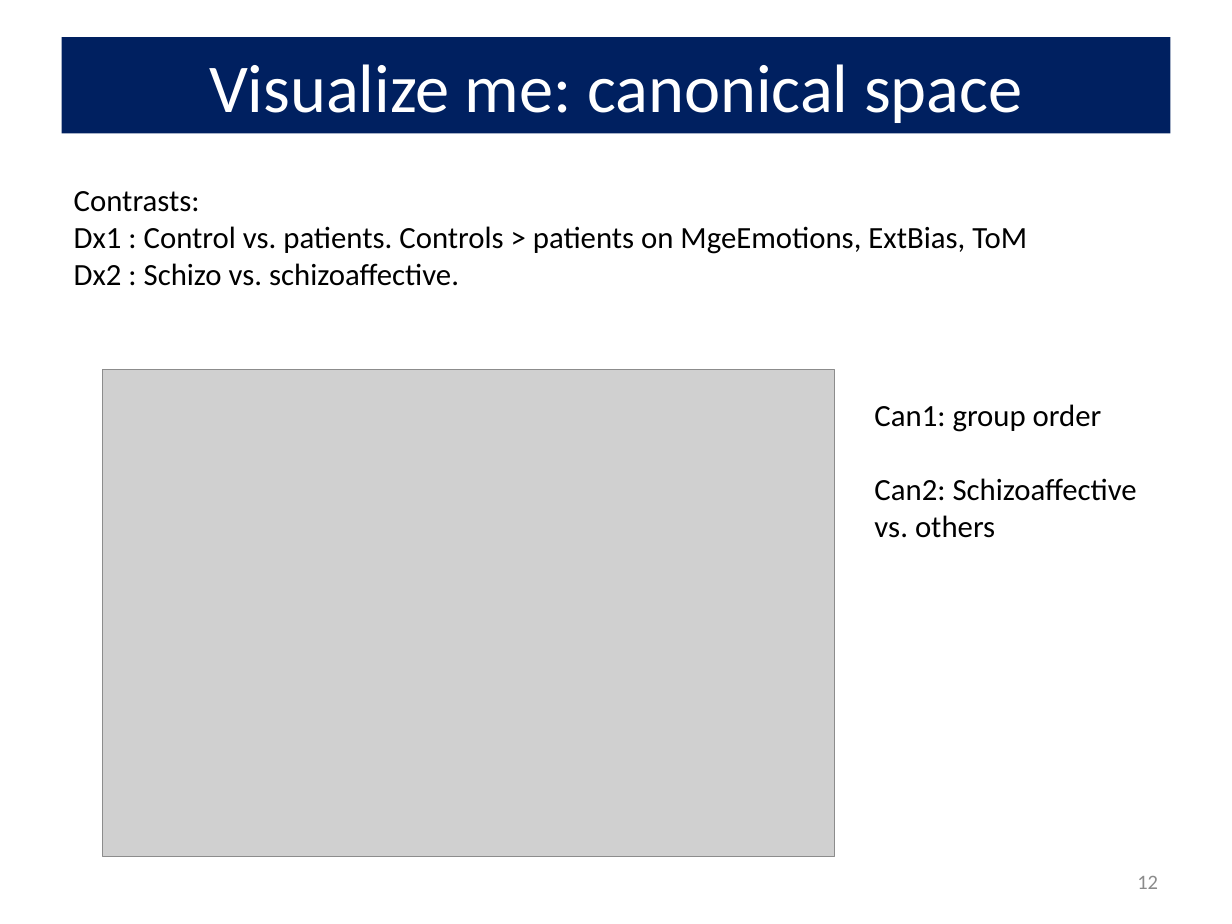
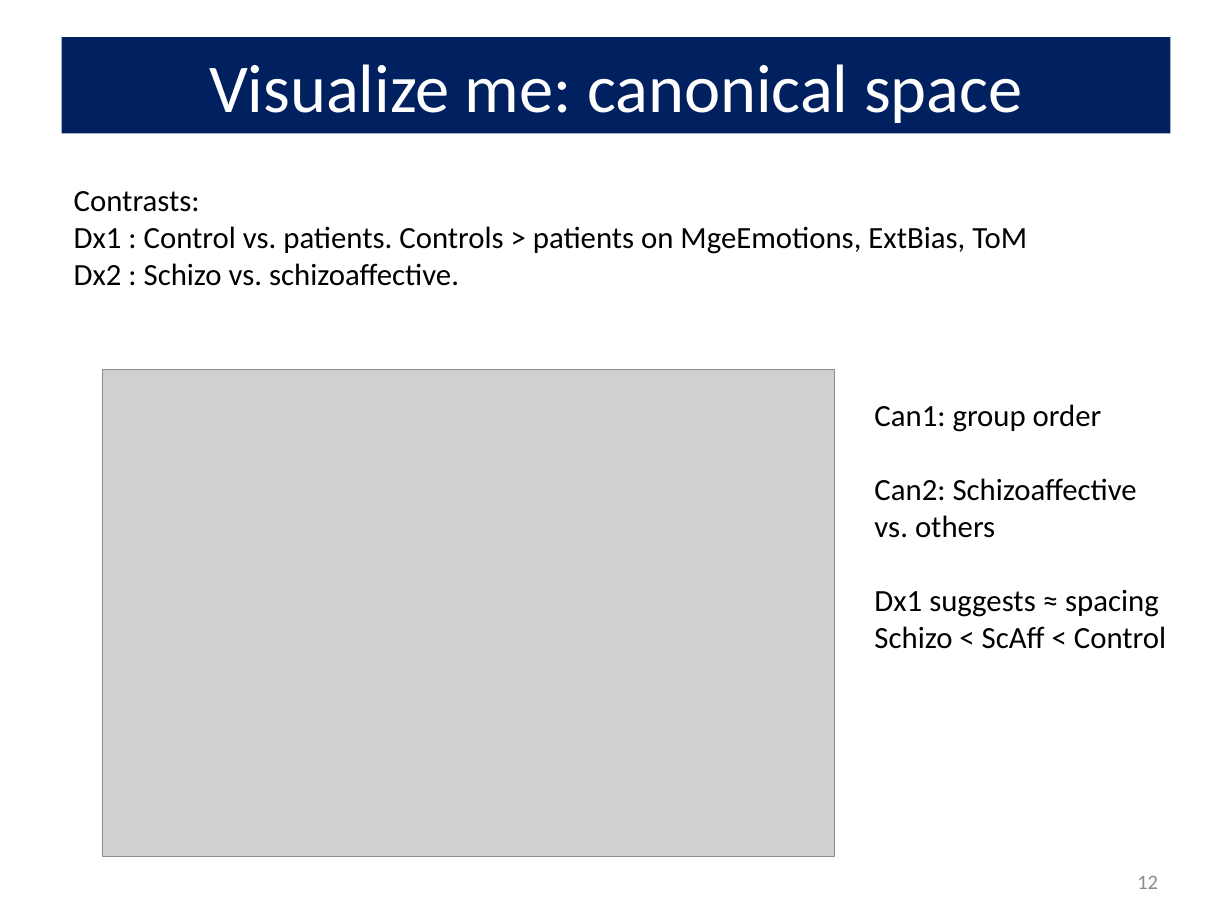
Before and after one commit to friendly/VisMLM-course, a slide deck: slide 12 of lectures/lecture3.pptx. Drawn at 1232x924 pixels with LibreOffice and Linux fonts; fonts in the diff are those of the drawing; grey boxes stand for pictures. Boxes give left, top, right and bottom in pixels: in the first picture for what was removed or moved away, otherwise in the second. Text is boxed around its words. In the diff, an @@ line names an element or a change of style, - is before the commit and + after.

```diff
--- a/lectures/lecture3.pptx
+++ b/lectures/lecture3.pptx
@@ text at (x1=874, y1=590, x2=1166, y2=649): paragraphs added @@
+Dx1 suggests ≈ spacing
+Schizo < ScAff < Control
```
Also in this commit, not shown: 4 other slides changed, 3 other files.
